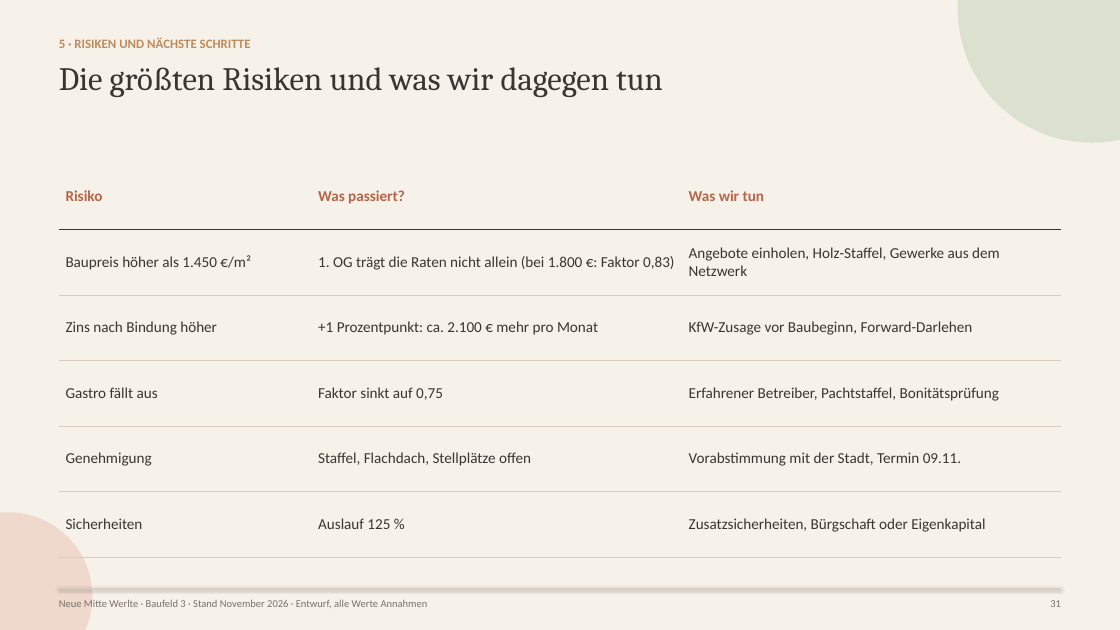
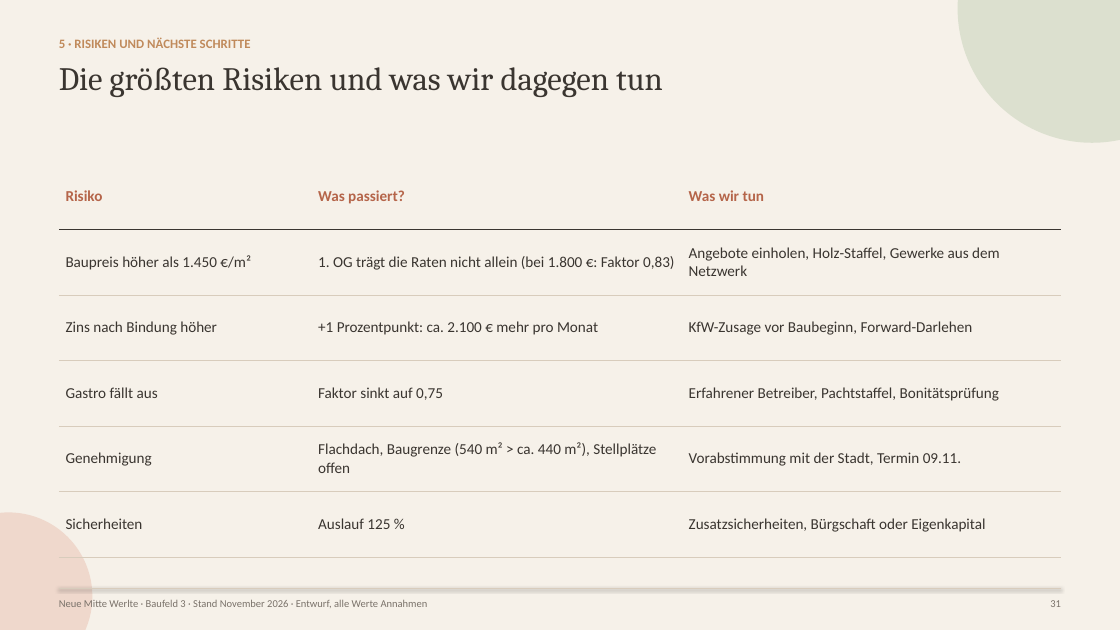
Before and after one commit to CartoonUsername/bau-projekt, a slide deck: slide 31 of praesentation/werlte_master/plan_8WE/deck/Neue-Mitte-Werlte_Baufeld3_Bankpraesentation_2026-11.pptx. Drawn at 1120x630 pixels with LibreOffice and Linux fonts; fonts in the diff are those of the drawing. Boxes give left, top, right and bottom in pixels: in the first picture for what was removed or moved away, otherwise in the second. Text is boxed around its words. In the diff, an @@ line names an element or a change of style, - is before the commit and + after.

```diff
--- a/praesentation/werlte_master/plan_8WE/deck/Neue-Mitte-Werlte_Baufeld3_Bankpraesentation_2026-11.pptx
+++ b/praesentation/werlte_master/plan_8WE/deck/Neue-Mitte-Werlte_Baufeld3_Bankpraesentation_2026-11.pptx
@@ table at box(59, 164, 1061, 557) @@
-row 5, column 2: Staffel, Flachdach, Stellplätze offen
+row 5, column 2: Flachdach, Baugrenze (540 m² > ca. 440 m²), Stellplätze offen
```
Also in this commit, not shown: 4 other slides changed, 2 other files.
